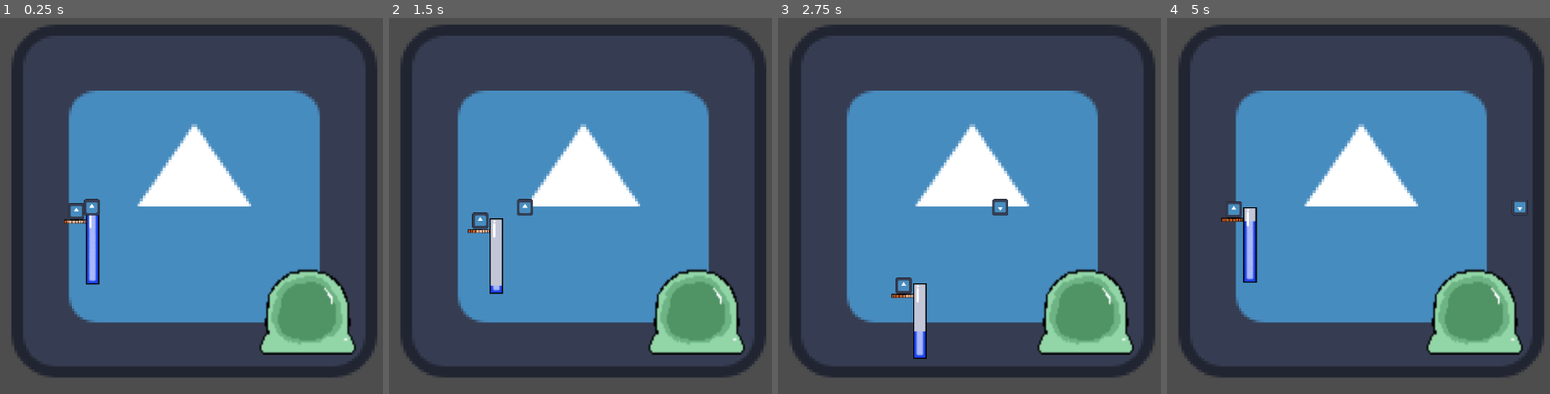
Above: before the commit, frames 1-4 (left to right).
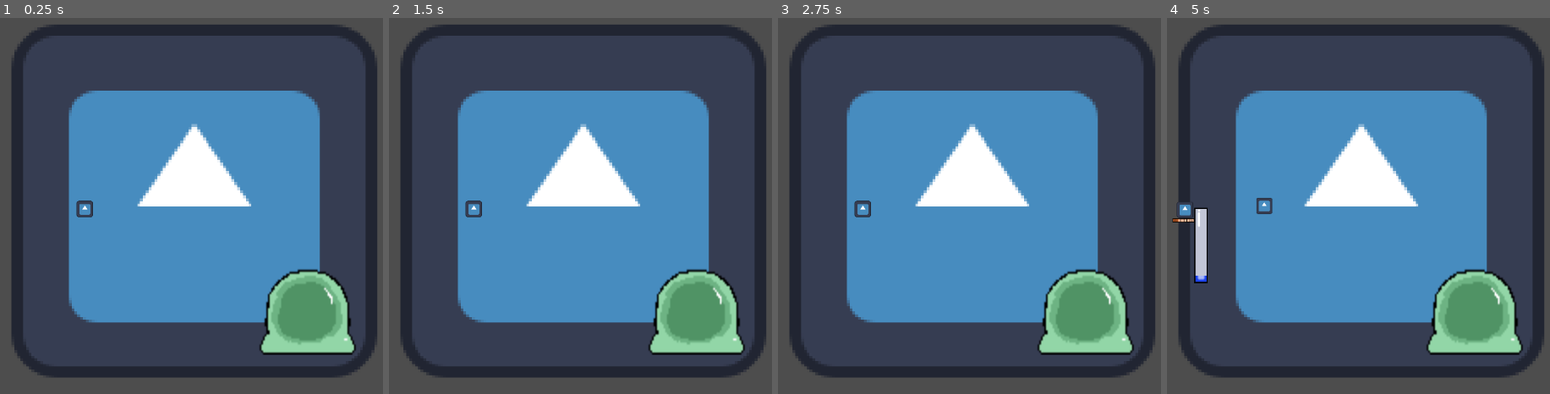
Above: after the commit, the same moments.

Repository: Eagleast/No_platform_the_game
Game: Godot game, scene res://Scenes/jumper_scene.tscn
Same seed, same stepped clock (60 frames per second), same inputs: the game is played once before the commit and once after it. The engine's default icon, where the game draws it, is replaced by a stand-in: a white triangle on a blue panel in a dark square.
Inputs (mouse positions are in pixels of both pictures, inside the frame that each line leads up to):
- Up to frame 1 (0.25 s): no input
- Up to frame 2 (1.5 s): tap Enter at 0.5 s; move the mouse to (722, 187) at 0.52 s; hold D (move_right) 0.53-1.28 s; tap Space (boost) at 0.6 s; tap Shift (dash) at 0.8, 1.35 s; move the mouse to (438, 224) at 1.27 s; hold S (move_down) from 1.28 s (still down)
- Up to frame 3 (2.75 s): tap Space (boost) at 1.55, 2.1 s; move the mouse to (1030, 123) at 2.02 s; release S (move_down) at 2.03 s; hold D (move_right) from 2.03 s (still down); tap Shift (dash) at 2.3 s
- Up to frame 4 (5 s): move the mouse to (1320, 281) at 2.77 s; release D (move_right) at 2.78 s; hold W (move_up) 2.78-3.53 s; tap Shift (dash) at 2.85, 3.8, 4.35 s; tap Space (boost) at 3.05, 3.6, 4.55 s; move the mouse to (outside the picture) at 3.52 s; hold A (move_left) from 3.53 s (still down); tap R (reset) at 4.15 s; move the mouse to (outside the picture) at 4.27 s

The runs differ from the first frame. In frame 1, 1.0% of the frame differs, in the area x 16-27%, y 48-72%; in frame 2, 1.1%; in frame 3, 1.2%; in frame 4, 2.0%, in the area x 1-95%, y 47-71%.

Commit message:
multiplayer death

Diff:
--- a/Scenes/jumper_scene.tscn
+++ b/Scenes/jumper_scene.tscn
@@ -1,6 +1,6 @@
 [gd_scene load_steps=6 format=3 uid="uid://8l50u8maqmrn"]
 
-[ext_resource type="PackedScene" uid="uid://dvr0nl20r1wci" path="res://Scenes/player/jumper.tscn" id="1_csb1s"]
+[ext_resource type="Script" path="res://Scenes/main_scene.gd" id="1_e2qxm"]
 [ext_resource type="Texture2D" uid="uid://brtt04gm73rop" path="res://icon.svg" id="1_jxg68"]
 [ext_resource type="PackedScene" uid="uid://28aqvkm6d43v" path="res://Scenes/world/death_zone.tscn" id="5_c5fig"]
 [ext_resource type="PackedScene" uid="uid://ccih1ofbh8min" path="res://Scenes/world/bumper.tscn" id="5_pty02"]
@@ -9,18 +9,13 @@
 size = Vector2(4.34, 29.705)
 
 [node name="main_scene" type="Node2D"]
+script = ExtResource("1_e2qxm")
 
 [node name="Background" type="Sprite2D" parent="."]
 texture_filter = 1
 position = Vector2(881, -65.25)
 scale = Vector2(22.6563, 21.9102)
 texture = ExtResource("1_jxg68")
-
-[node name="Jumper" parent="." instance=ExtResource("1_csb1s")]
-position = Vector2(-324, -51)
-base_thruster_speed = 400
-booster_speed = 1000
-dash_force = 1000
 
 [node name="outside_walls" type="Node2D" parent="."]
 
@@ -61,5 +56,3 @@
 scale = Vector2(22.9162, 4.64)
 offset = Vector2(1000, 0)
 zoom = Vector2(0.215, 0.215)
-
-[connection signal="area_entered" from="death_zone" to="Jumper" method="_on_death_zone_area_entered"]
--- /dev/null
+++ b/Scenes/main_scene.gd
@@ -0,0 +1,10 @@
+extends Node2D
+
+const JUMPER = preload("res://Scenes/player/jumper.tscn")
+
+
+
+func _process(_delta):
+	if Input.is_action_just_pressed("reset"):
+		var new_jumper = JUMPER.instantiate()
+		add_child(new_jumper)
--- a/Scenes/player/jumper.gd
+++ b/Scenes/player/jumper.gd
@@ -40,6 +40,7 @@
 	set_contact_monitor(true)
 	set_max_contacts_reported(5)
 	lock_rotation = true
+	death_zone.body_entered.connect(_on_death_zone_area_entered)
 
 func _integrate_forces(state):
 	if is_dead:
@@ -135,8 +136,9 @@
 	linear_velocity = Vector2(0,0)
 	is_dead = false
 
-func _on_death_zone_area_entered(_area):
-	game_over()
+func _on_death_zone_area_entered(_body):
+	if _body == self:
+		game_over()
 
 func try_dash():
 	if dash_reloading.is_stopped() and dash_activation.is_stopped():
--- a/Scenes/player/jumper.tscn
+++ b/Scenes/player/jumper.tscn
@@ -81,8 +81,8 @@
 layout_mode = 0
 offset_left = 85.5
 offset_top = -43.0
-offset_right = 125.5
-offset_bottom = -3.0
+offset_right = 139.5
+offset_bottom = 257.0
 max_value = 1.0
 step = 0.01
 value = 1.0
